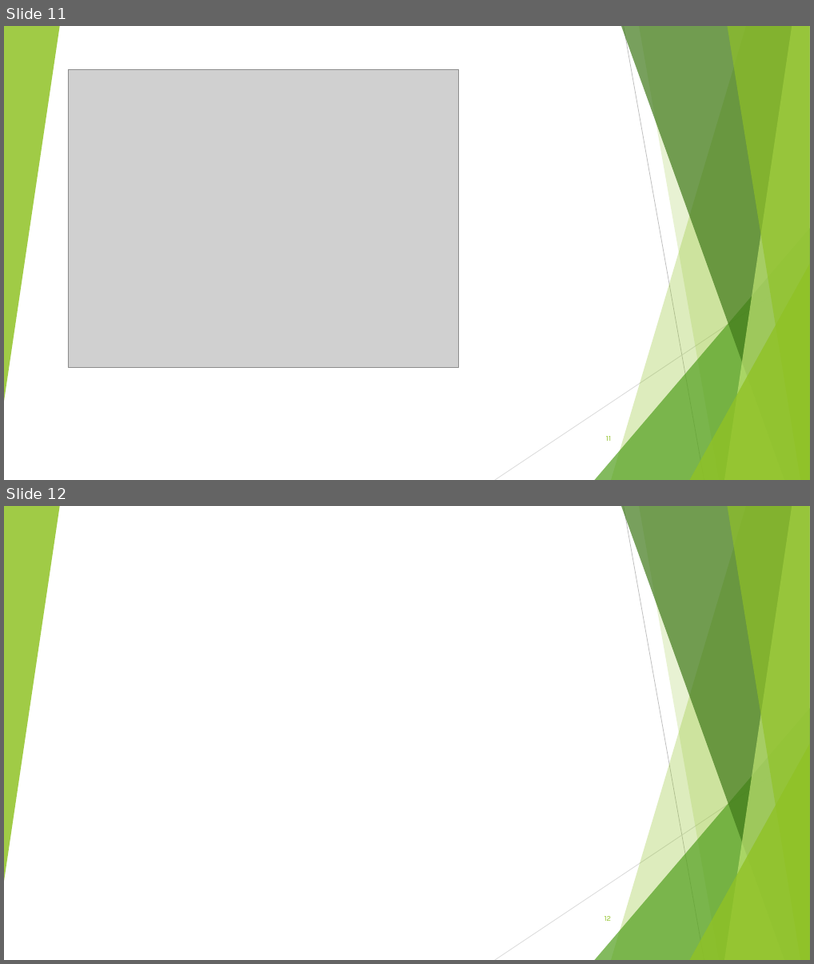
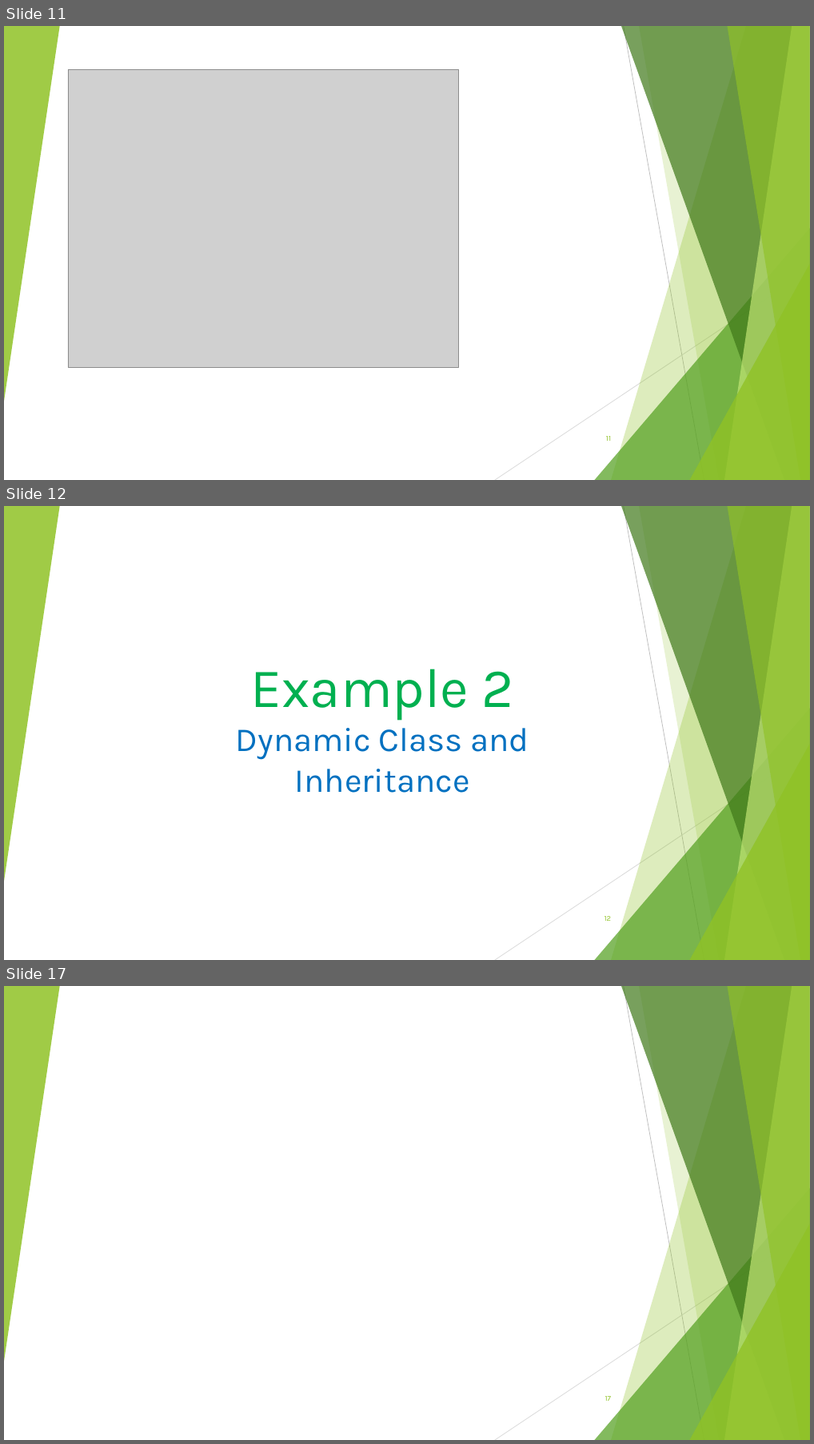
Before and after one commit to mohammadbtc100/courses, a slide deck: C#/C#.NET.pptx. Shown one above the other, each under a label of ours: slides 11 and 12 before the commit, slides 11, 12 and 17 after it; the slides between them are not shown. The pictures are 814x964 and 814x1444 pixels, drawn with LibreOffice and Linux fonts; fonts in the diff are those of the drawing; grey boxes stand for pictures. Boxes give left, top, right and bottom in pixels: in the first picture for what was removed or moved away, otherwise in the second. Text is boxed around its words. In the diff, an @@ line names an element or a change of style, - is before the commit and + after.

```diff
--- a/C#/C#.NET.pptx
+++ b/C#/C#.NET.pptx
@@ slide 12 added at box(4, 506, 810, 960), background #FFFFFF; not listed: 10 template elements that a slide beside it also shows @@
@@ text added at box(236, 668, 529, 792), 40 pt, text #0070C0 @@
+Example 2
+Dynamic Class and Inheritance
@@ page number added at box(605, 916, 612, 920), 9 pt, text #90C226 @@
+12
@@ what was slide 12 is now slide 17 @@
@@ page number at box(606, 1396, 612, 1400): text changed @@
-12
+17
```
Also in this commit, not shown: 12 other slides added, 1 slide removed, 1 other file.
